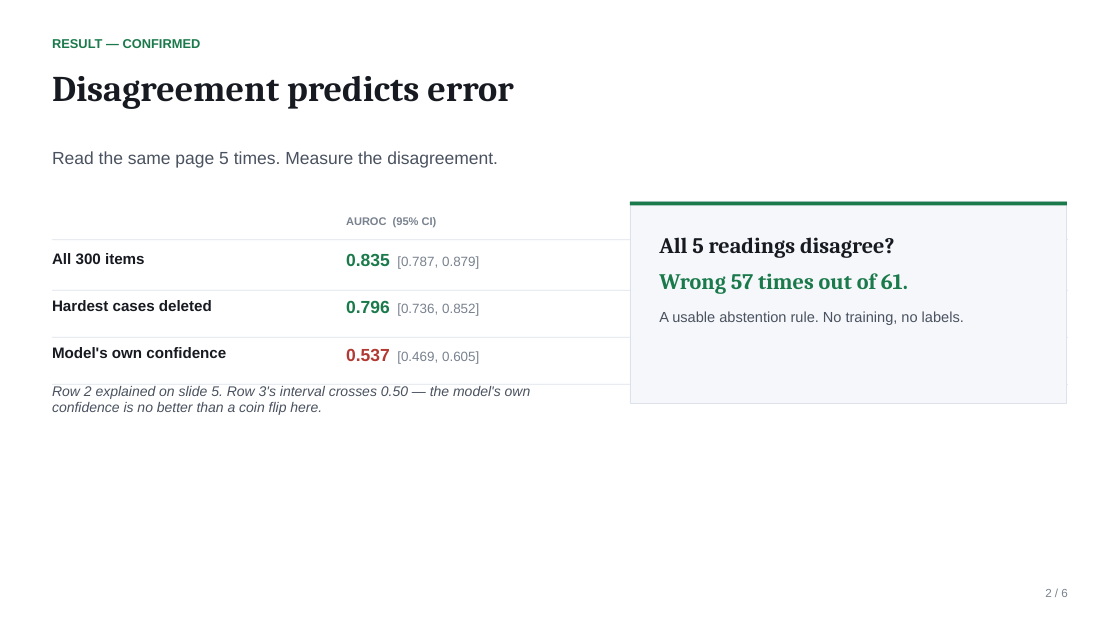
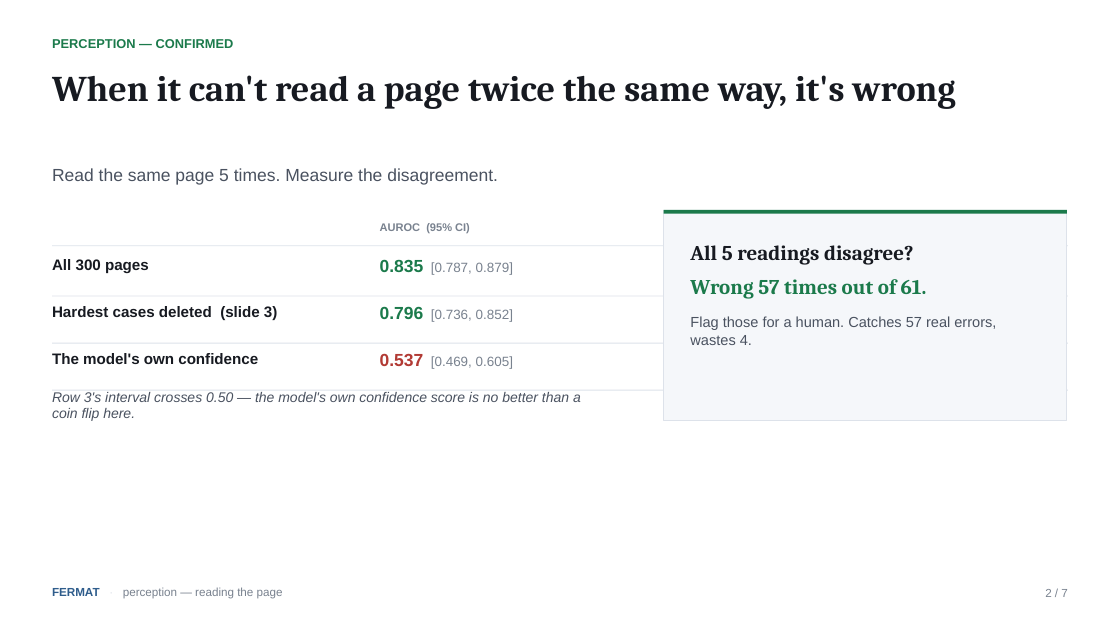
Before and after one commit to sepehrmaleki369/uncertainty-math-vlm, a slide deck: slide 2 of slides/fermat_findings.pptx. Drawn at 1120x630 pixels with LibreOffice and Linux fonts; fonts in the diff are those of the drawing. Boxes give left, top, right and bottom in pixels: in the first picture for what was removed or moved away, otherwise in the second. Text is boxed around its words. In the diff, an @@ line names an element or a change of style, - is before the commit and + after.

```diff
--- a/slides/fermat_findings.pptx
+++ b/slides/fermat_findings.pptx
@@ text at [52, 39, 234, 48]: text changed @@
-RESULT — CONFIRMED
+PERCEPTION — CONFIRMED
@@ text at [52, 75, 955, 109]: text changed @@
-Disagreement predicts error
+When it can't read a page twice the same way, it's wrong
@@ text "Read the same page 5 ...": place and size @@
-text "Read the same page 5 ..." at [52, 151, 498, 168]
+text "Read the same page 5 ..." at [52, 168, 498, 185]
@@ text "AUROC (95% CI)": place and size @@
-text "AUROC (95% CI)" at [346, 217, 437, 227]
+text "AUROC (95% CI)" at [380, 223, 470, 233]
@@ rectangle: place and size @@
-rectangle at [630, 202, 1067, 205]
+rectangle at [664, 210, 1067, 213]
@@ rectangle: place and size @@
-rectangle at [630, 202, 1067, 403]
+rectangle at [664, 210, 1067, 420]
@@ text "All 5 readings disagree?": place and size @@
-text "All 5 readings disagree?" at [659, 237, 964, 325]
+text "All 5 readings disagree?" at [690, 245, 996, 345]
@@ text at [52, 259, 149, 273]: text changed @@
-All 300 items
+All 300 pages
@@ text "0.835 [0.787, 0.879]": place and size @@
-text "0.835 [0.787, 0.879]" at [346, 253, 479, 269]
+text "0.835 [0.787, 0.879]" at [380, 259, 513, 275]
@@ text at [690, 245, 927, 299]: size 19 to 18 pt in "All 5 readings disagree?", "Wrong 57 times out of 61." @@
@@ text at [52, 306, 277, 320]: text changed @@
-Hardest cases deleted
+Hardest cases deleted (slide 3)
@@ text "0.796 [0.736, 0.852]": place and size @@
-text "0.796 [0.736, 0.852]" at [346, 300, 479, 316]
+text "0.796 [0.736, 0.852]" at [380, 306, 513, 322]
@@ text at [690, 316, 996, 345]: text changed @@
-A usable abstention rule. No training, no labels.
+Flag those for a human. Catches 57 real errors, wastes 4.
@@ text at [52, 353, 258, 364]: text changed @@
-Model's own confidence
+The model's own confidence
@@ 4 rectangles: place and size @@
-4 rectangles at [52, 239, 1068, 385]
+4 rectangles at [52, 245, 1068, 391]
@@ text "0.537 [0.469, 0.605]": place and size @@
-text "0.537 [0.469, 0.605]" at [346, 349, 479, 364]
+text "0.537 [0.469, 0.605]" at [380, 354, 513, 369]
@@ text at [52, 392, 581, 421]: text changed @@
-Row 2 explained on slide 5. Row 3's interval crosses 0.50 — the model's own confidence is no better than a coin flip here.
+Row 3's interval crosses 0.50 — the model's own confidence score is no better than a coin flip here.
@@ text added at [52, 587, 283, 599], 10 pt, text #79828F @@
+FERMAT · perception — reading the page
@@ text at [1045, 589, 1067, 597]: text changed @@
-2 / 6
+2 / 7
```
Also in this commit, not shown: 3 other slides changed, 3 slides added, 2 slides removed, 1 other file.
